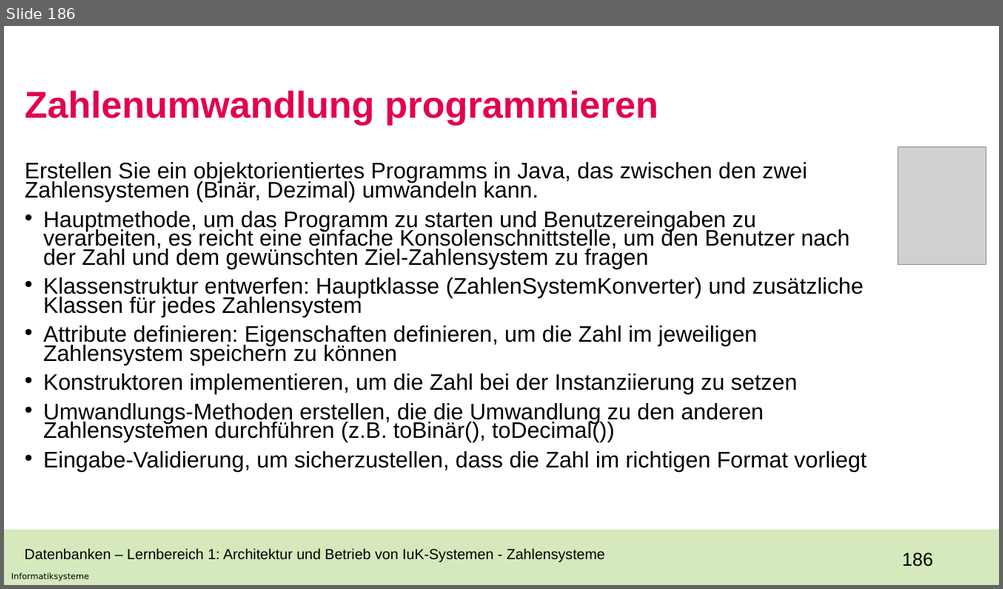
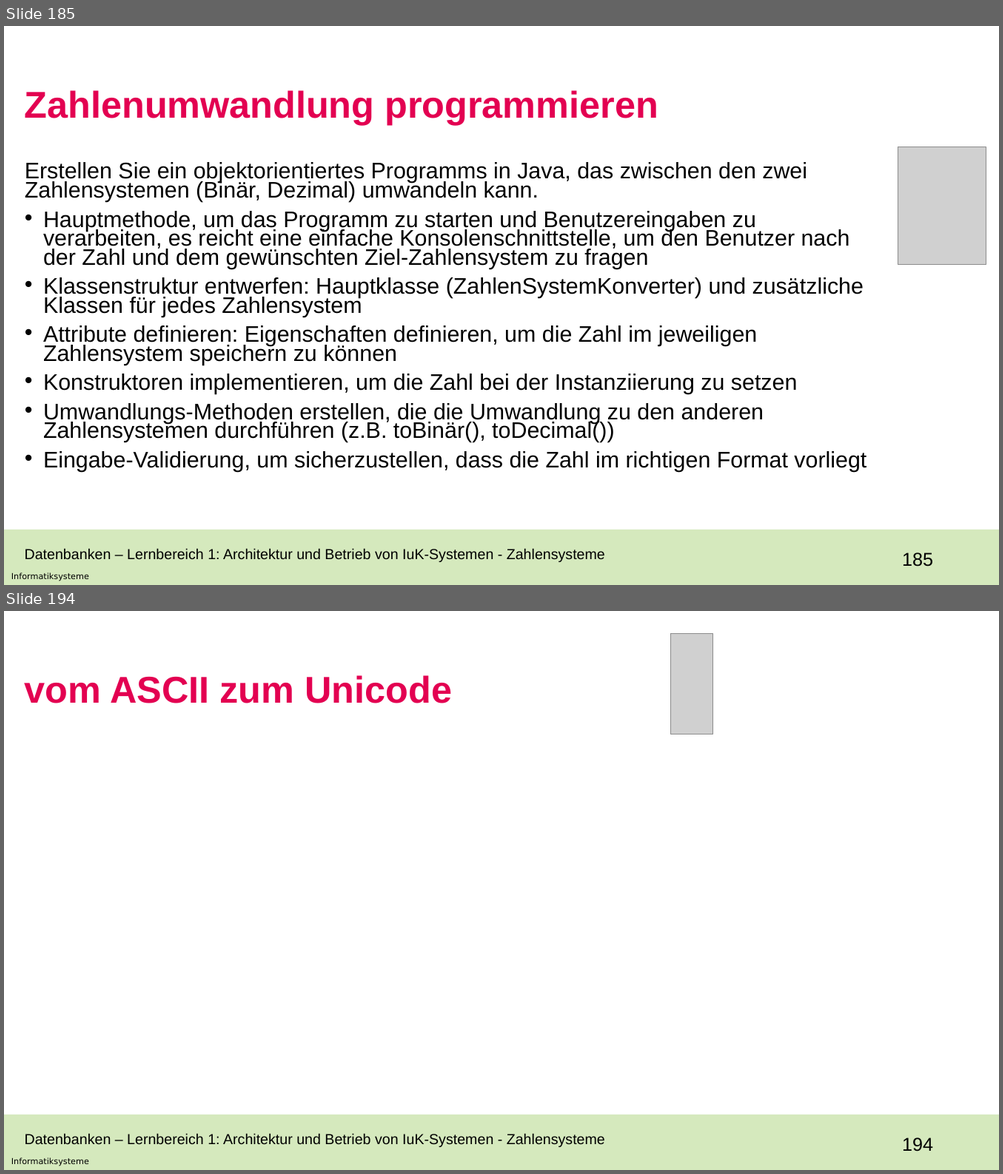
Before and after one commit to Laura-1206/Unterricht, a slide deck: BGY12_23fx.pptx. Shown one above the other, each under a label of ours: slide 186 before the commit, slides 185 and 194 after it; the slides between them are not shown. The pictures are 1003x589 and 1003x1174 pixels, drawn with LibreOffice and Linux fonts; fonts in the diff are those of the drawing; grey boxes stand for pictures; background and template pictures are left out. Boxes give left, top, right and bottom in pixels: in the first picture for what was removed or moved away, otherwise in the second. Text is boxed around its words. In the diff, an @@ line names an element or a change of style, - is before the commit and + after.

```diff
--- a/BGY12_23fx.pptx
+++ b/BGY12_23fx.pptx
@@ slide 194 added at (4,611,999,1170), background #FFFFFF; not listed: 3 template elements that a slide beside it also shows @@
@@ picture added at (670,633,713,734) @@
@@ title added at (25,675,452,703), 36 pt, text #E30051, bold @@
+vom ASCII zum Unicode
@@ text added at (25,1133,605,1147), 14 pt, text #000000 @@
+Datenbanken – Lernbereich 1: Architektur und Betrieb von IuK-Systemen - Zahlensysteme
@@ what was slide 186 is now slide 185 @@
@@ page number at (902,553,933,567): text changed @@
-186
+185
```
Also in this commit, not shown: 1 slide changed, 66 other slides added, 1 slide removed.
